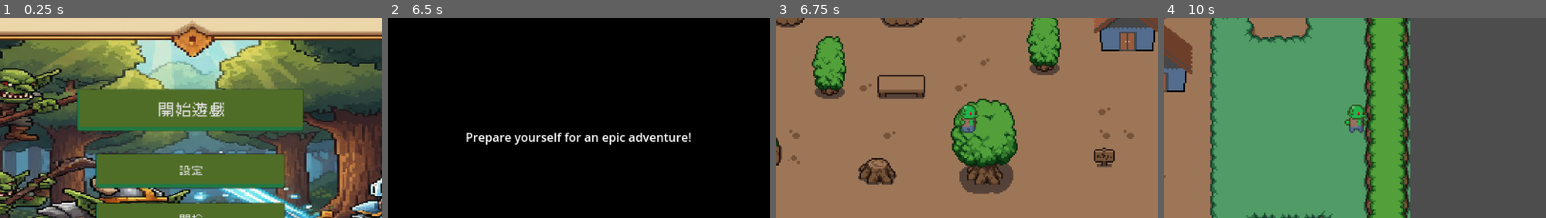
Above: before the commit, frames 1-4 (left to right).
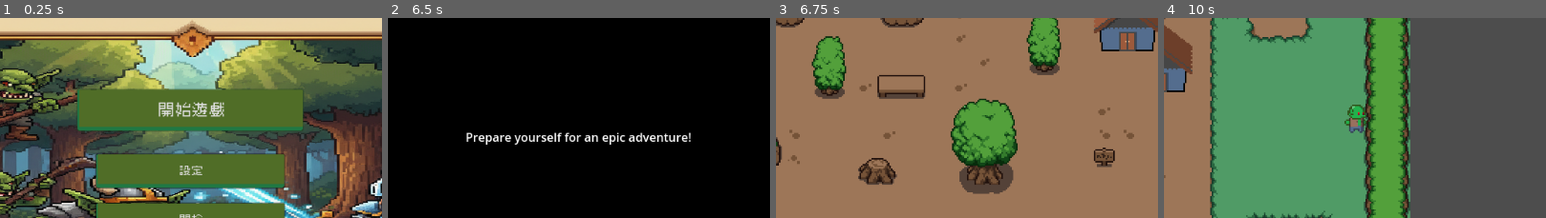
Above: after the commit, the same moments.

Repository: iamkuo/godot_test
Game: Godot game, scene res://scenes/game.tscn
Two runs of this game, one before a commit and one after it. Both use one fixed random seed, a clock stepped at 60 frames per second and the inputs below.
Inputs (mouse positions are % of the whole screen's width and height, from its top left):
- Up to frame 1 (0.25 s): no input
- Up to frame 2 (6.5 s): click "開始遊戲" at 0.5 s; click "開始遊戲" at 1.25 s; click (4, 5) at 2 s; tap Enter (ui_accept) at 2.75, 3.02, 3.77, 4.25, 5.27, 5.75, 6.02 s; hold Up (ui_up) 2.78-4.28 s; hold Left (ui_left) 4.28-5.78 s; hold Down (ui_down) from 5.78 s (still down)
- Up to frame 3 (6.75 s): tap Enter (ui_accept) at 6.5 s; release Down (ui_down) at 6.53 s; hold Right (ui_right) from 6.53 s (still down)
- Up to frame 4 (10 s): tap Enter (ui_accept) at 6.77, 8, 8.27, 9.02, 9.77 s; release Right (ui_right) at 7.28 s; hold Up (ui_up) 7.28-8.03 s; hold Right (ui_right) from 8.03 s (still down)
The pictures show only the part of the screen within x 25-75%, y 20-70%; the shares and areas given below are measured in that part.

Frames 1-2 are identical in both runs. In frame 3, 0.6% of the frame differs, in the area x 48-54%, y 43-58%; in frame 4, less than 0.1%.

Commit message:
整理場景樹

Diff:
--- a/important_scripts/backpack_ui.gd
+++ b/important_scripts/backpack_ui.gd
@@ -58,7 +58,7 @@
 			var mem_id = active_memories[i].id
 			# Check if memory shard is collected
 			var is_collected = ProgressManager.unlocked_memory_ids.has(mem_id)
-			_update_torch_state(torch, is_collected)
+			torch.refresh_visuals(is_collected)
 
 func open_skill_detail(skill_id: String):
 	var skill_data = ProgressManager.get_skill_data(skill_id) # Get skill data from ProgressManager
@@ -118,7 +118,7 @@
 		torch.name = mem_data.id
 		memories_container.add_child(torch)
 		var is_unlocked = ProgressManager.unlocked_memory_ids.has(mem_data.id)
-		_update_torch_state(torch, is_unlocked)
+		torch.refresh_visuals(is_unlocked)
 		# Connect button press to play cutscene
 		torch.pressed.connect(func():
 			# Get the memory ID associated with this torch
@@ -131,9 +131,9 @@
 				backpack_root.visible = false
 
 			# If the memory is NOT collected, update the torch state to 'lit'
-			# This will play the 'light_torch' animation via _update_torch_state
+			# This will play the 'light_torch' animation via refresh_visuals
 			if not is_collected:
-				_update_torch_state(torch, true)
+				torch.refresh_visuals(true)
 
 			# Always play the cutscene associated with this memory
 			CutsceneManager.play(mem_data.cutscene_id)
@@ -142,22 +142,11 @@
 	# Refresh UI to ensure initial state is correct
 	_refresh_ui()
 
-func _update_torch_state(torch: Control, is_unlocked: bool):
-	# Play the appropriate animation and set color
-	if torch.has_node("AnimatedSprite2D"):
-		var animated_sprite = torch.get_node("AnimatedSprite2D")
-		if is_unlocked:
-			animated_sprite.play("light_torch")
-			torch.modulate = Color.WHITE
-		else:
-			animated_sprite.play("unlit")
-			torch.modulate = Color(0.6, 0.6, 0.6)
-
 func _on_memory_collected(memory_id: String):
 	# Find the torch corresponding to the collected memory and light it
 	var torch = memories_container.get_node_or_null(memory_id)
 	if torch:
-		_update_torch_state(torch, true)
+		torch.refresh_visuals(true)
 		print("Torch lit for memory: ", memory_id)
 
 func perform_upgrade():
--- a/other_scripts/torch_button.gd
+++ b/other_scripts/torch_button.gd
@@ -1,31 +1,34 @@
+# torch_button.gd
 extends Control
 
 @onready var animated_sprite: AnimatedSprite2D = $AnimatedSprite2D
 
+# 將原本的 _on_resized 與 update_state 合併
+# 增加一個預設參數 is_unlocked，預設為 null 表示不改變目前狀態，只做縮放
+func refresh_visuals(is_unlocked = null) -> void:
+	if not animated_sprite or not animated_sprite.sprite_frames:
+		return
+
+	# 1. 處理狀態轉變（如果有傳入新狀態）
+	if is_unlocked != null:
+		if is_unlocked:
+			animated_sprite.play("light_torch")
+			self.modulate = Color.WHITE
+		else:
+			animated_sprite.play("unlit")
+			self.modulate = Color(0.6, 0.6, 0.6)
+
+	# 2. 處理縮放邏輯（不論狀態是否改變，Resize 時都會跑這裡）
+	var current_anim = animated_sprite.animation
+	var frame_texture = animated_sprite.sprite_frames.get_frame_texture(current_anim, 0)
+
+	if frame_texture:
+		animated_sprite.scale = Vector2(size.x / frame_texture.get_width(),
+										 size.y / frame_texture.get_height())
+		animated_sprite.position = size / 2
+
 func _ready() -> void:
-	# Removed debug print to adhere to "only when torch state is changed"
-	resized.connect(_on_resized)
-	_on_resized()  # Call once on startup
-
-	# The 'pressed' signal is emitted by the Button node.
-	# The logic for handling state changes (like lighting up if uncollected)
-	# should be managed by the UI script (backpack_ui.gd) that connects to this signal.
-
-func _on_resized() -> void:
-	# Removed debug print to adhere to "only when torch state is changed"
-	# Update sprite scale when control is resized
-	if animated_sprite and animated_sprite.sprite_frames:
-		# Ensure there's at least one frame to get dimensions from
-		var frame_texture = null
-		if animated_sprite.sprite_frames.get_frame_texture("lit", 0):
-			frame_texture = animated_sprite.sprite_frames.get_frame_texture("lit", 0)
-		elif animated_sprite.sprite_frames.get_frame_texture("unlit", 0):
-			frame_texture = animated_sprite.sprite_frames.get_frame_texture("unlit", 0)
-
-		if frame_texture:
-			animated_sprite.scale = Vector2(size.x / frame_texture.get_width(),
-											 size.y / frame_texture.get_height())
-			# Center the sprite in the control node
-			animated_sprite.position = size / 2
-		else:
-			print("TorchButton: Could not find a frame texture to determine scale.")
+	# 直接連接到合併後的函數，縮放時自動觸發 [cite: 11]
+	resized.connect(refresh_visuals)
+	# 初始化執行一次
+	refresh_visuals()
--- a/scenes/main_world.tscn
+++ b/scenes/main_world.tscn
@@ -760,34 +760,35 @@
 tile_set = SubResource("TileSet_0tnpc")
 
 [node name="hill" type="TileMapLayer" parent="Map"]
-z_index = -1
 y_sort_enabled = true
 tile_map_data = PackedByteArray("AADz//n/AAABAAQAAADz//r/AAABAAUAAADz//v/AAABAAUAAADz//z/AAABAAYAAAD0//n/AAACAAQAAAD0// …(4944 unchanged characters)…
 tile_set = SubResource("TileSet_u5sy4")
 
 [node name="items" type="TileMapLayer" parent="Map"]
-z_index = -1
 y_sort_enabled = true
 tile_map_data = PackedByteArray("AAD5//7/AAAIAAYAAAD5////AAAIAAcAAAD5/wAAAAAIAAgAAAD6//7/AAAJAAYAAAD6////AAAJAAcAAAD6/w …(624 unchanged characters)…
 tile_set = SubResource("TileSet_gee14")
 
 [node name="interatctables" type="TileMapLayer" parent="Map"]
-z_index = -1
 y_sort_enabled = true
 tile_map_data = PackedByteArray("AAAGAP3/AAAAAAAAAQAFAAMAAQAAAAAAAQA=")
 tile_set = SubResource("TileSet_p57ef")
 
-[node name="Cutscene" parent="." instance=ExtResource("12_avgj4")]
+[node name="Cutscenes" type="Node2D" parent="Map"]
+
+[node name="Test" parent="Map/Cutscenes" instance=ExtResource("12_avgj4")]
 position = Vector2(184, 56)
 script_id = "test"
 
-[node name="Sign" parent="." instance=ExtResource("7_5irk3")]
+[node name="Signs" type="Node2D" parent="Map"]
+
+[node name="Test" parent="Map/Signs" instance=ExtResource("7_5irk3")]
 position = Vector2(8, 104)
 sign_texts = Array[String](["test test test"])
 
-[node name="CanvasLayer" type="CanvasLayer" parent="."]
-
-[node name="Gui" type="Control" parent="CanvasLayer"]
+[node name="GUILayer" type="CanvasLayer" parent="."]
+
+[node name="Gui" type="Control" parent="GUILayer"]
 layout_mode = 3
 anchors_preset = 8
 anchor_left = 0.5
@@ -803,7 +804,7 @@
 size_flags_horizontal = 4
 size_flags_vertical = 4
 
-[node name="Pause" parent="CanvasLayer/Gui" instance=ExtResource("3_bokwj")]
+[node name="Pause" parent="GUILayer/Gui" instance=ExtResource("3_bokwj")]
 process_mode = 3
 visible = false
 layout_mode = 0
@@ -812,8 +813,7 @@
 offset_right = 40.0
 offset_bottom = 40.0
 
-[node name="Backpack" parent="CanvasLayer/Gui" instance=ExtResource("4_avgj4")]
+[node name="Backpack" parent="GUILayer/Gui" instance=ExtResource("4_avgj4")]
 visible = false
-layout_mode = 1
 
 [connection signal="pressed" from="Player/Camera2D/Button" to="Player" method="_on_button_pressed"]
